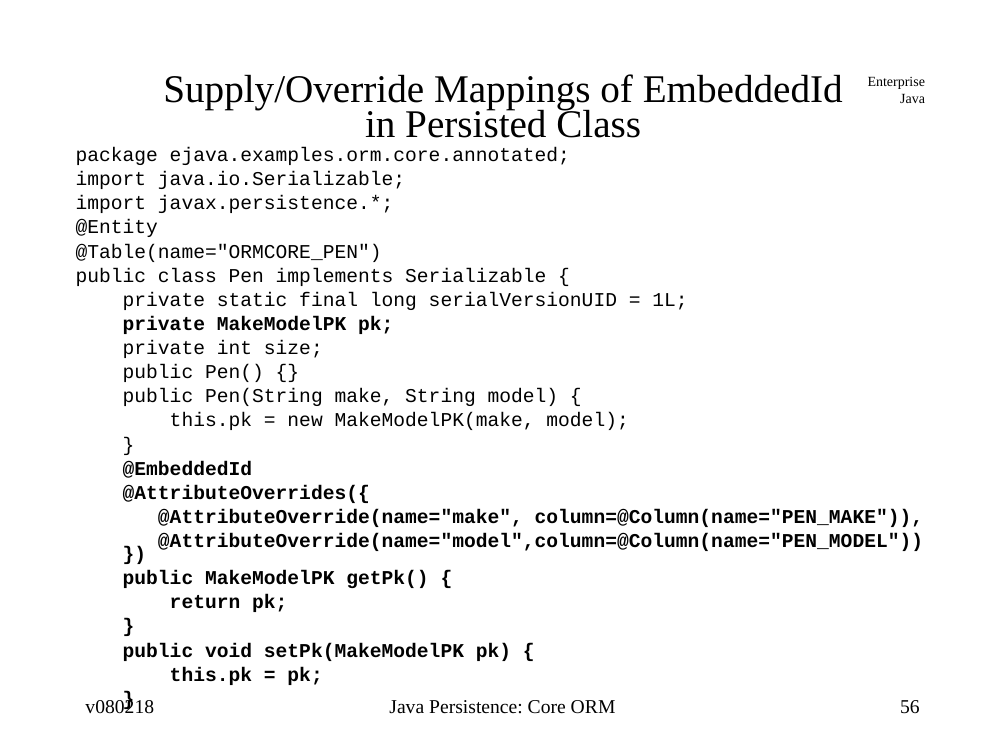
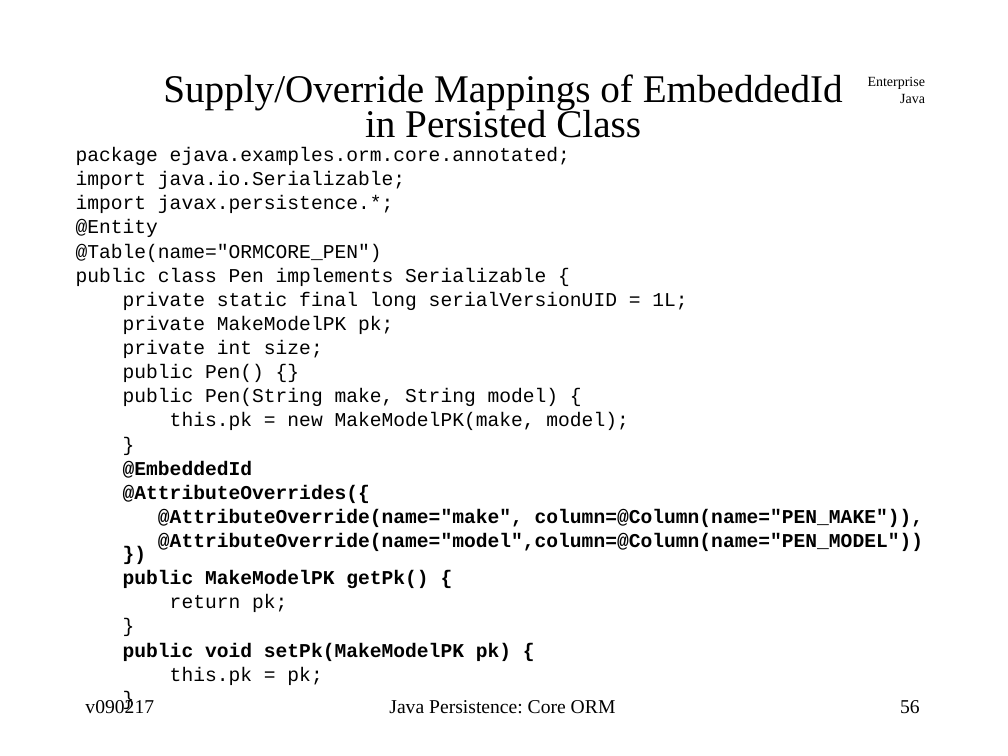
Before and after one commit to jcstaff/ejava-javaee, a slide deck: slide 56 of ormCore/src/site/resources/lectures/ormCore.ppt. Drawn at 1008x756 pixels with LibreOffice and Linux fonts; fonts in the diff are those of the drawing. Boxes give left, top, right and bottom in pixels: in the first picture for what was removed or moved away, otherwise in the second. Text is boxed around its words. In the diff, an @@ line names an element or a change of style, - is before the commit and + after.

```diff
--- a/ormCore/src/site/resources/lectures/ormCore.ppt
+++ b/ormCore/src/site/resources/lectures/ormCore.ppt
@@ text at (123, 316, 393, 685): bold off in "private MakeModelPK pk;", "return pk;", "}", "this.pk = pk;" and 1 more places @@
@@ text at (85, 698, 154, 714): text changed @@
-v080218
+v090217
```
Also in this commit, not shown: 89 other slides changed, 6 slides added, 5 other files.
